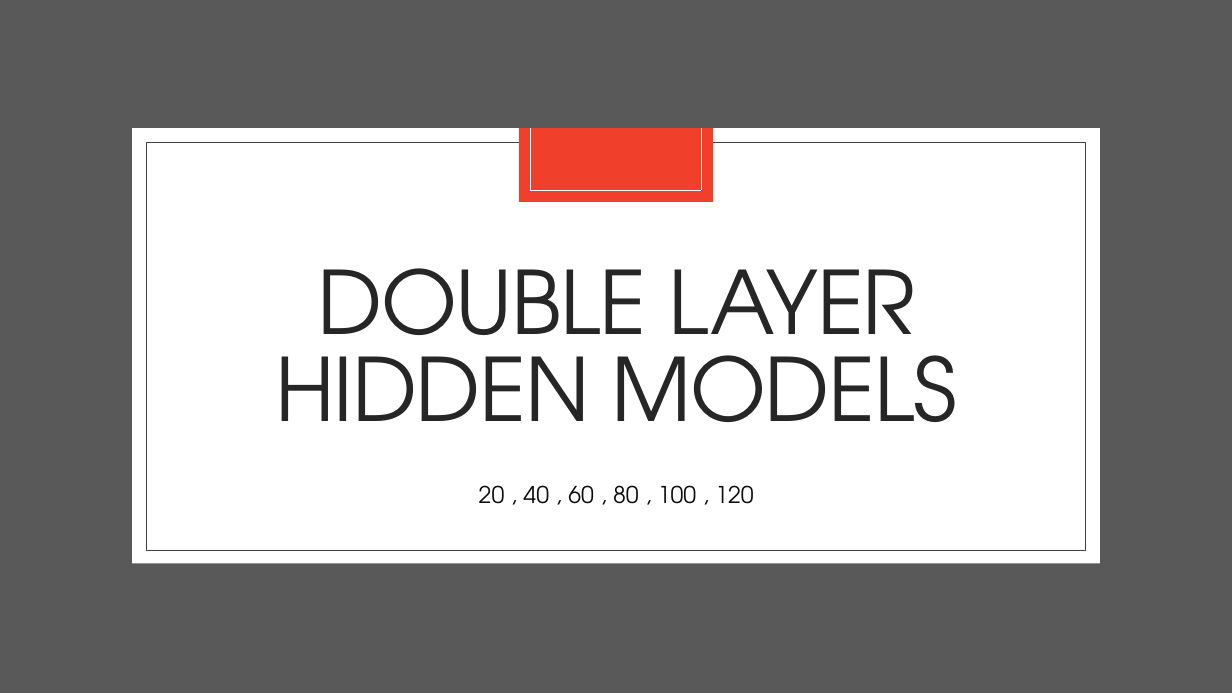
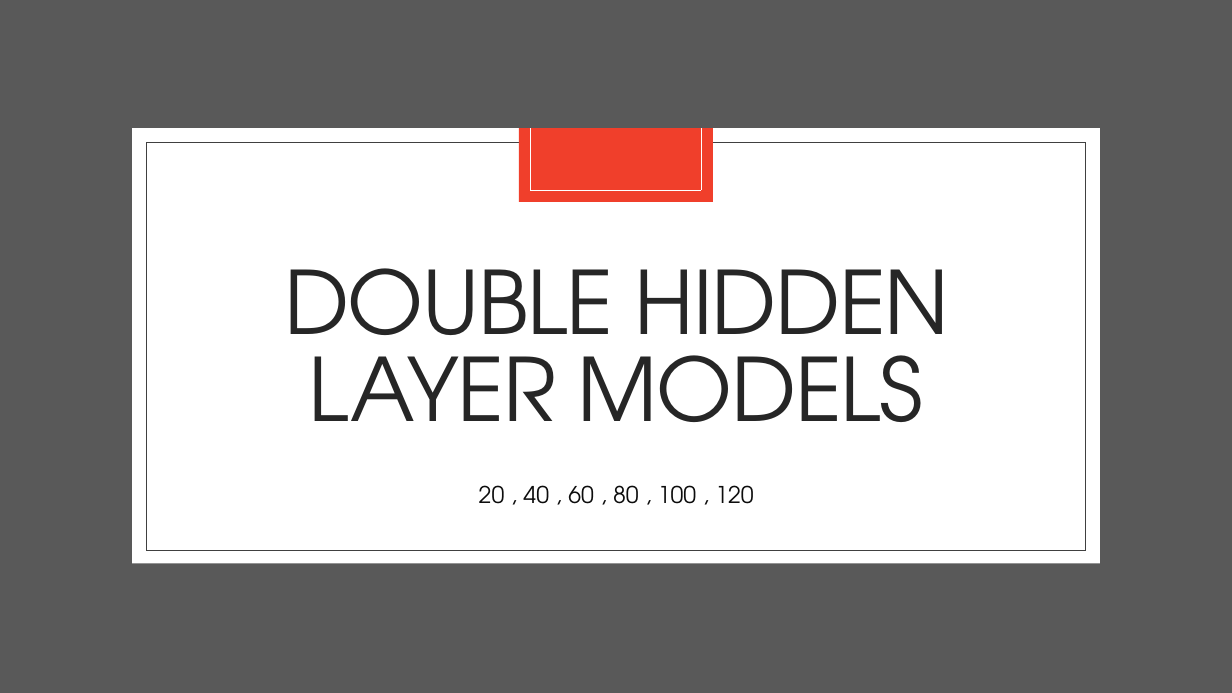
Before and after one commit to landonbuell/Convolutional-Neural-Networks, a slide deck: slide 23 of Presentations/14_04_2020/Modeling Attack Functions.pptx (slide 22 before the commit). Drawn at 1232x693 pixels with LibreOffice and Linux fonts; fonts in the diff are those of the drawing. Boxes give left, top, right and bottom in pixels: in the first picture for what was removed or moved away, otherwise in the second. Text is boxed around its words. In the diff, an @@ line names an element or a change of style, - is before the commit and + after.

```diff
--- a/Presentations/14_04_2020/Modeling Attack Functions.pptx
+++ b/Presentations/14_04_2020/Modeling Attack Functions.pptx
@@ title at bbox=[284, 268, 949, 422]: text changed @@
-DOUBLE LAYER HIDDEN MODELS
+DOUBLE HIDDEN LAYER MODELS
```
Also in this commit, not shown: 6 other slides changed, 1 slide added, 1 other file.
